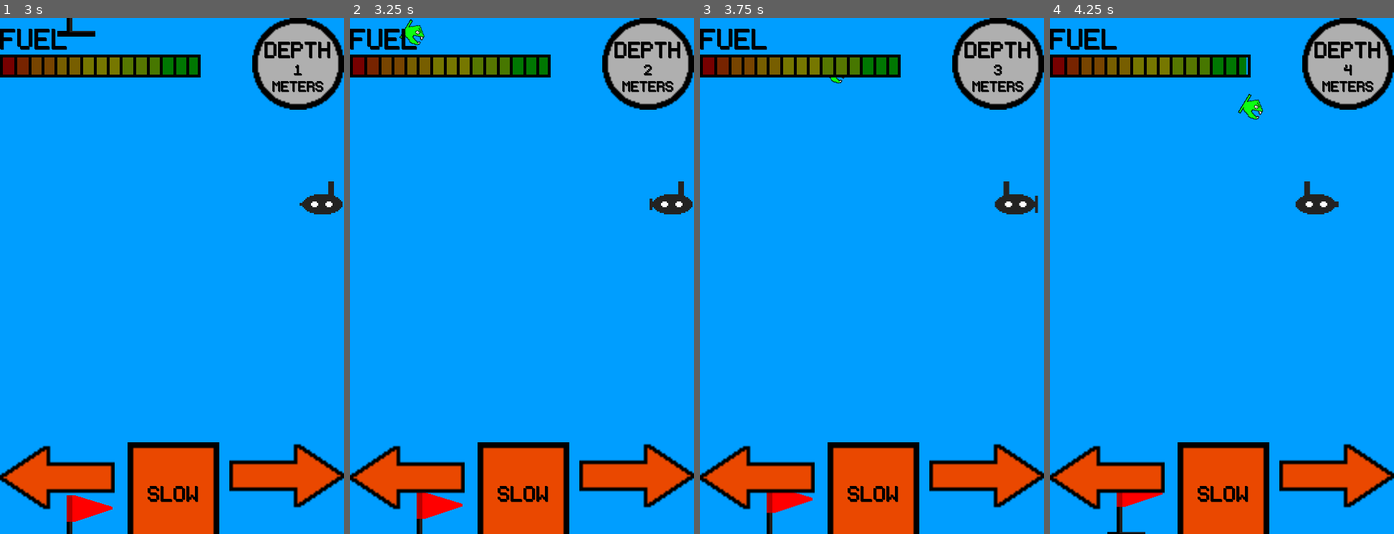
Above: before the commit, frames 1-4 (left to right).
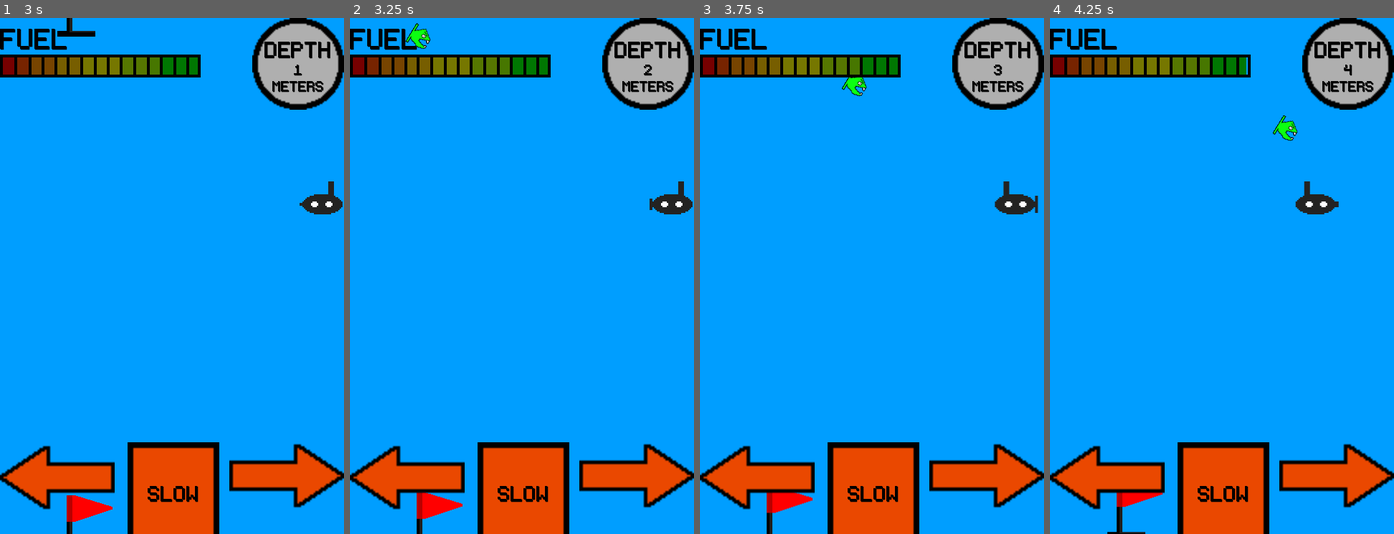
Above: after the commit, the same moments.

Repository: seb-navarro/Endless_Depth
Game: Godot game, scene res://Main/Main.tscn
Same seed, same stepped clock (60 frames per second), same inputs: the game is played once before the commit and once after it.
Inputs:
- Up to frame 1 (3 s): hold D (move_right) 0.53-1.28 s; hold A (move_left) 1.28-2.03 s; hold D (move_right) from 2.03 s (still down)
- Up to frame 2 (3.25 s): keep holding D (move_right)
- Up to frame 3 (3.75 s): release D (move_right) at 3.53 s; hold A (move_left) from 3.53 s (still down)
- Up to frame 4 (4.25 s): keep holding A (move_left)

Frame 1 is identical in both runs. In frame 2, 0.2% of the frame differs, in the area x 14-24%, y 0-6%; in frame 3, 0.2%; in frame 4, 0.4%, in the area x 54-73%, y 14-24%.

Commit message:
changed enemy speed

Diff:
--- a/Camera/camera_2d.gd
+++ b/Camera/camera_2d.gd
@@ -34,7 +34,7 @@
 	direction += randf_range(-PI / 4, PI / 4)
 	enemy.rotation = direction
 
-	var velocity = Vector2(randf_range(150.0, 250.0), 0.0)
+	var velocity = Vector2(randf_range(200, 300), 0)
 	enemy.linear_velocity = velocity.rotated(direction)
 
 	var sprite = enemy.get_node("AnimatedSprite2D")
